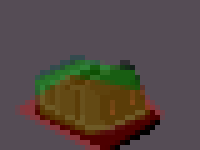
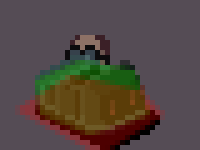
Comparing the layer stacks of the two 200x150 images. Changes:
showed "OutgoingGhostCarNW03.png", painted on it over [65,35,110,65]
